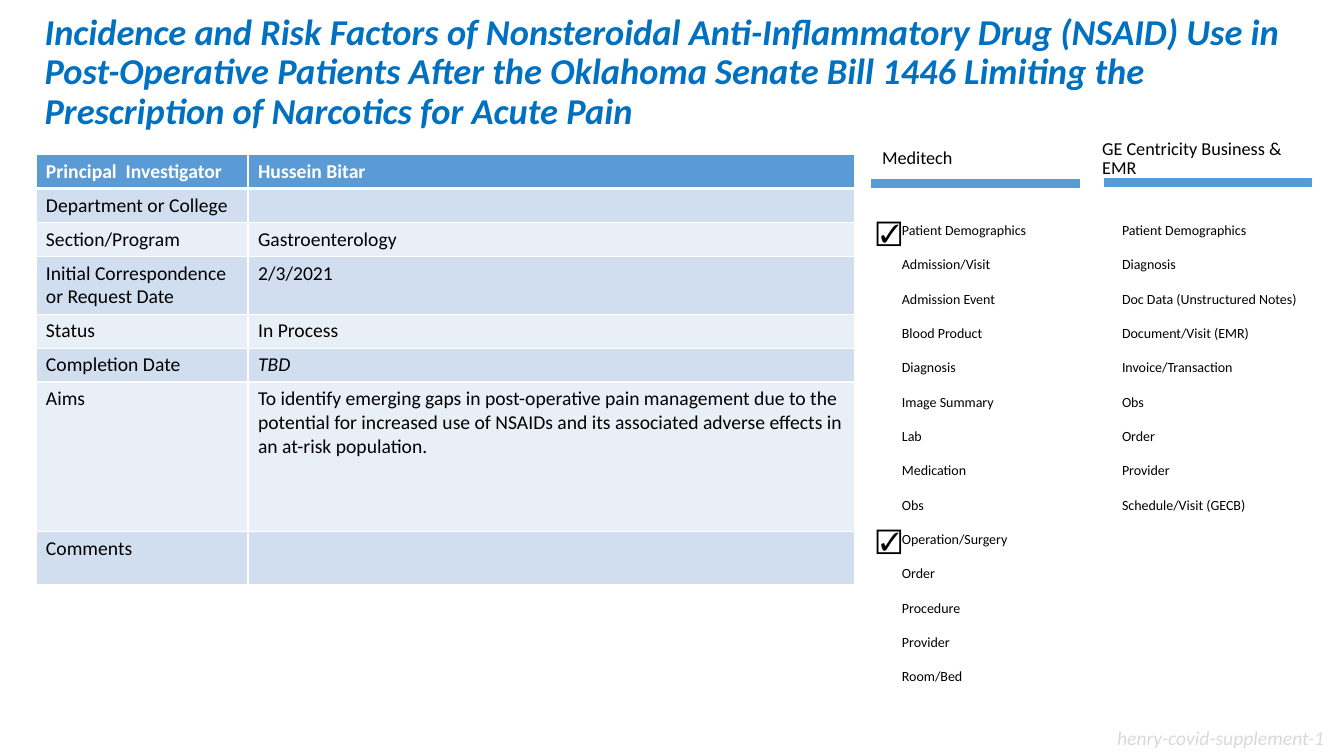
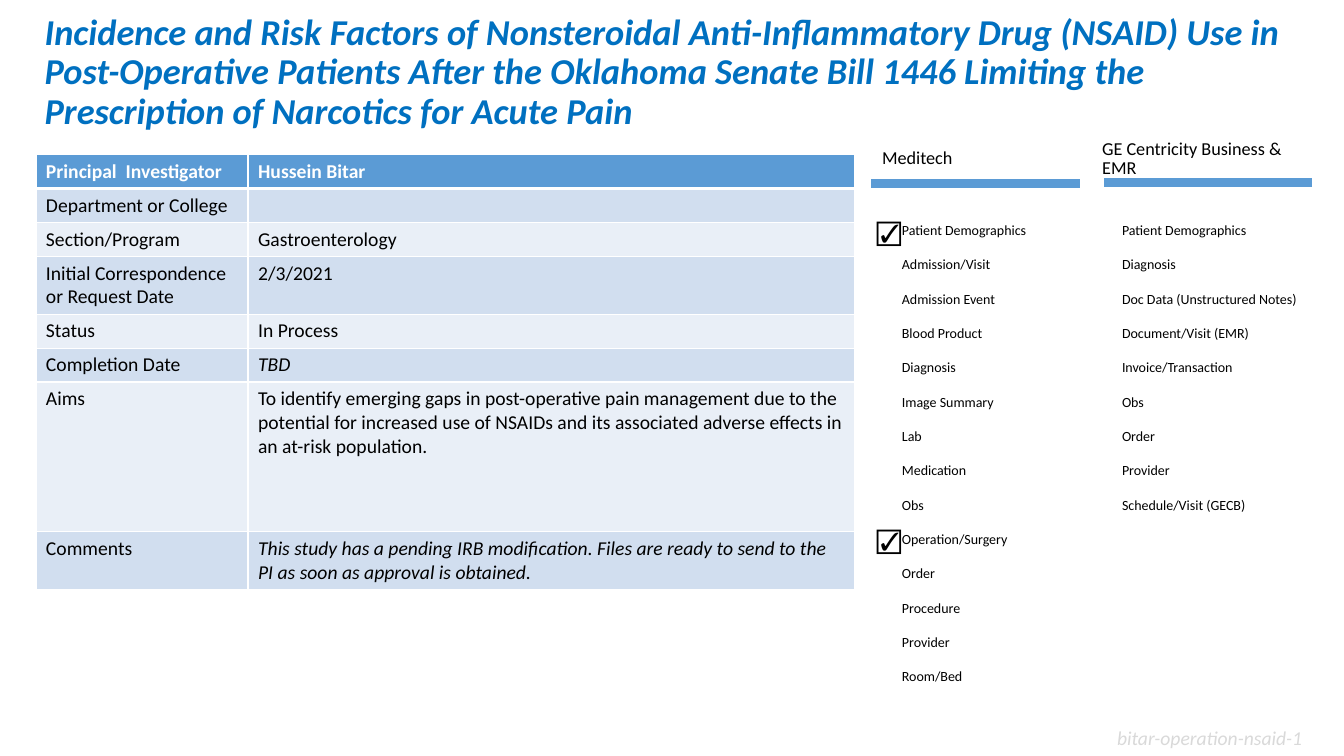
Before and after one commit to OuhscBbmc/prairie-outpost-public, a slide deck: slide 33 of publications/presentation-2021-03-aac/crdw-2021-03.pptx. Drawn at 1344x756 pixels with LibreOffice and Linux fonts; fonts in the diff are those of the drawing. Boxes give left, top, right and bottom in pixels: in the first picture for what was removed or moved away, otherwise in the second. Text is boxed around its words. In the diff, an @@ line names an element or a change of style, - is before the commit and + after.

```diff
--- a/publications/presentation-2021-03-aac/crdw-2021-03.pptx
+++ b/publications/presentation-2021-03-aac/crdw-2021-03.pptx
@@ table at [36, 154, 854, 586] @@
-row 8, column 2: 
+row 8, column 2: This study has a pending IRB modification. Files are ready to send to the PI as soon as approval is obtained.
@@ text at [1117, 727, 1302, 751]: text changed @@
-henry-covid-supplement-1
+bitar-operation-nsaid-1
```
Also in this commit, not shown: 16 other slides changed, 3 slides added.
